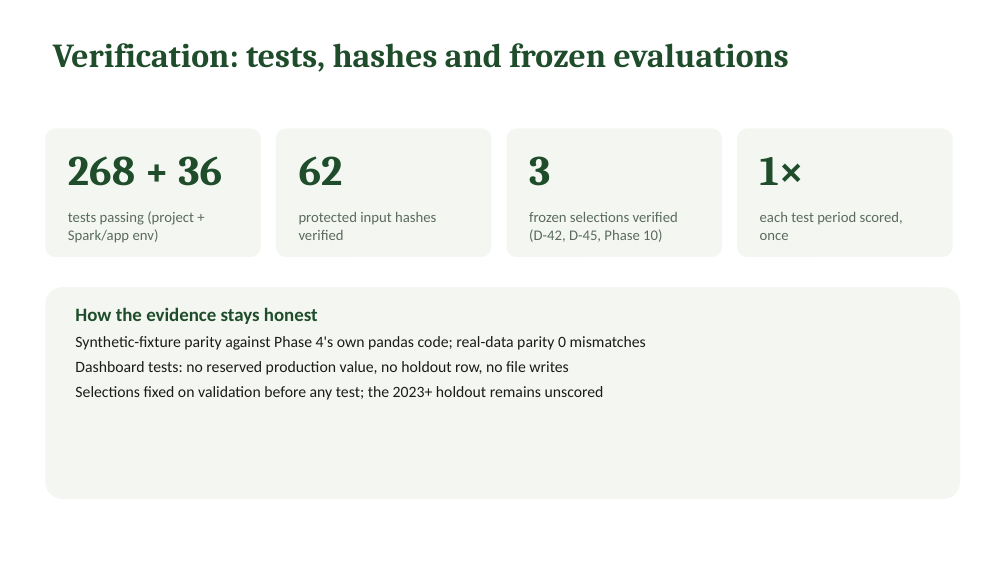
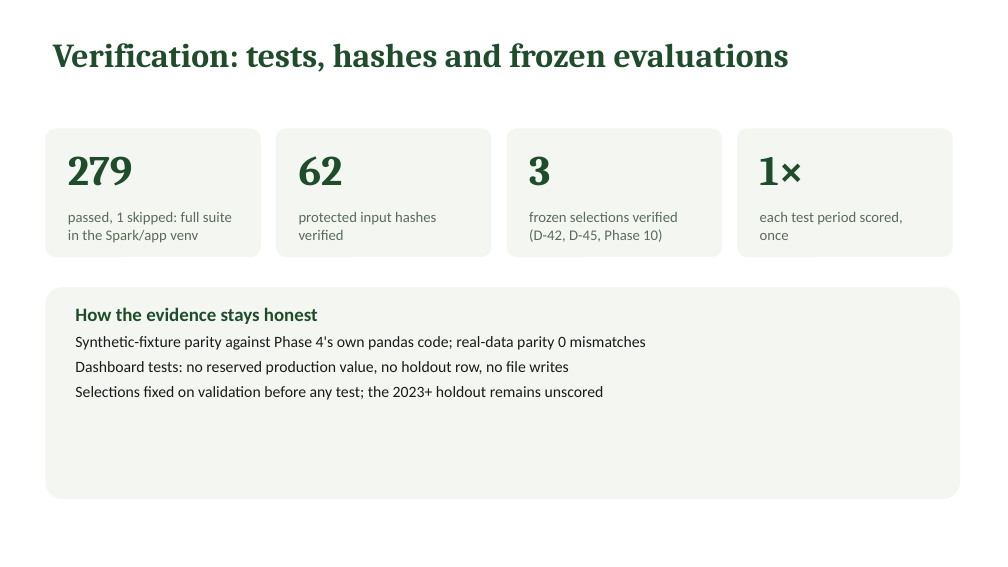
Before and after one commit to akshat12bhardwaj/BDA, a slide deck: slide 10 of Documentation/Final/Final_Presentation.pptx. Drawn at 1008x567 pixels with LibreOffice and Linux fonts; fonts in the diff are those of the drawing. Boxes give left, top, right and bottom in pixels: in the first picture for what was removed or moved away, otherwise in the second. Text is boxed around its words. In the diff, an @@ line names an element or a change of style, - is before the commit and + after.

```diff
--- a/Documentation/Final/Final_Presentation.pptx
+++ b/Documentation/Final/Final_Presentation.pptx
@@ text at (68, 156, 132, 186): text changed @@
-268 + 36
+279
@@ text at (68, 212, 232, 243): text changed @@
-tests passing (project + Spark/app env)
+passed, 1 skipped: full suite in the Spark/app venv
```
Also in this commit, not shown: 1 other slide changed, 1 other file.
